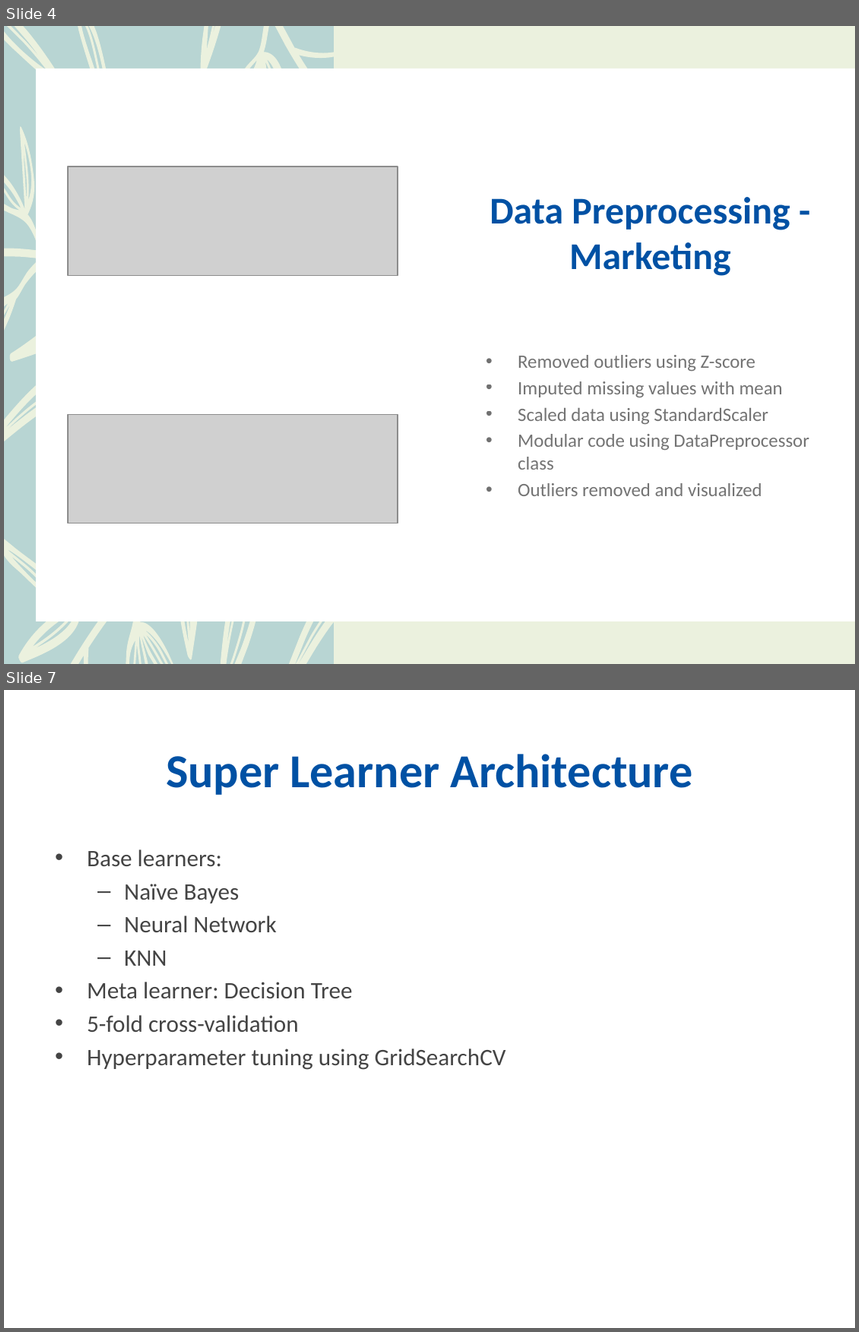
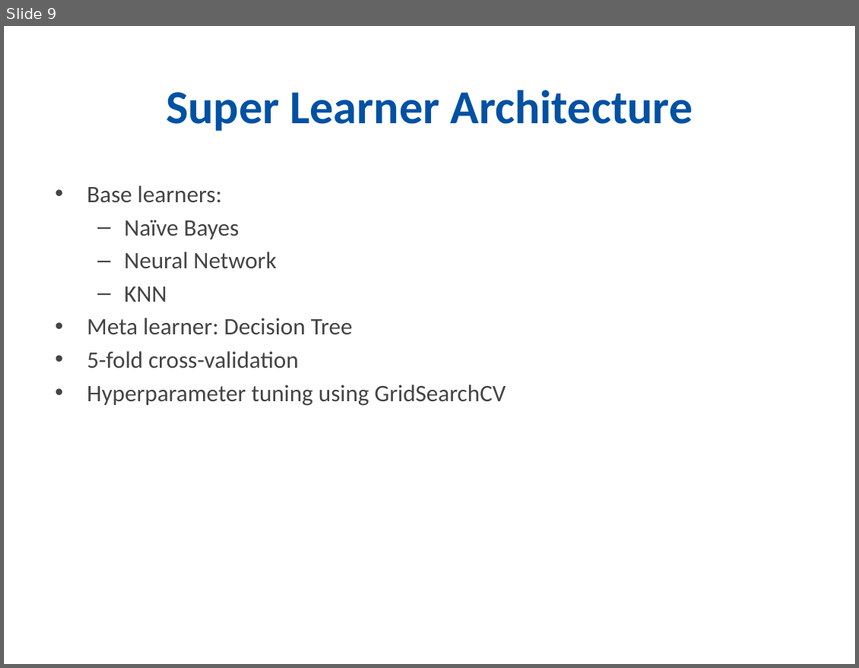
Before and after one commit to trivikram-bhavesh-budhabhatti/Data-Science-Project, a slide deck: documentation/SemiSupervised_Learning_ppt.pptx. Shown one above the other, each under a label of ours: slides 4 and 7 before the commit, slide 9 after it; the slides between them are not shown. The pictures are 859x1332 and 859x668 pixels, drawn with LibreOffice and Linux fonts; fonts in the diff are those of the drawing; grey boxes stand for pictures. Boxes give left, top, right and bottom in pixels: in the first picture for what was removed or moved away, otherwise in the second. Text is boxed around its words. In the diff, an @@ line names an element or a change of style, - is before the commit and + after.

```diff
--- a/documentation/SemiSupervised_Learning_ppt.pptx
+++ b/documentation/SemiSupervised_Learning_ppt.pptx
@@ slide 4 removed at (x1=4, y1=26, x2=855, y2=664), background #FFFFFF @@
@@ rectangle removed at (x1=4, y1=26, x2=855, y2=664) @@
@@ rectangle removed at (x1=4, y1=26, x2=335, y2=664) @@
@@ rectangle removed at (x1=4, y1=26, x2=335, y2=664) @@
@@ freeform shape removed at (x1=4, y1=26, x2=335, y2=664) @@
@@ rectangle removed at (x1=37, y1=69, x2=855, y2=622) @@
@@ picture removed at (x1=68, y1=167, x2=398, y2=275) @@
@@ title removed at (x1=490, y1=197, x2=790, y2=276) @@
-Data Preprocessing - Marketing
@@ text removed at (x1=518, y1=355, x2=810, y2=496) @@
-• Removed outliers using Z-score
-• Imputed missing values with mean
-• Scaled data using StandardScaler
-• Modular code using DataPreprocessor class
-• Outliers removed and visualized
@@ picture removed at (x1=68, y1=415, x2=398, y2=524) @@
@@ what was slide 7 is now slide 9 @@
```
Also in this commit, not shown: 6 slides changed, 4 slides added, 1 other file.
